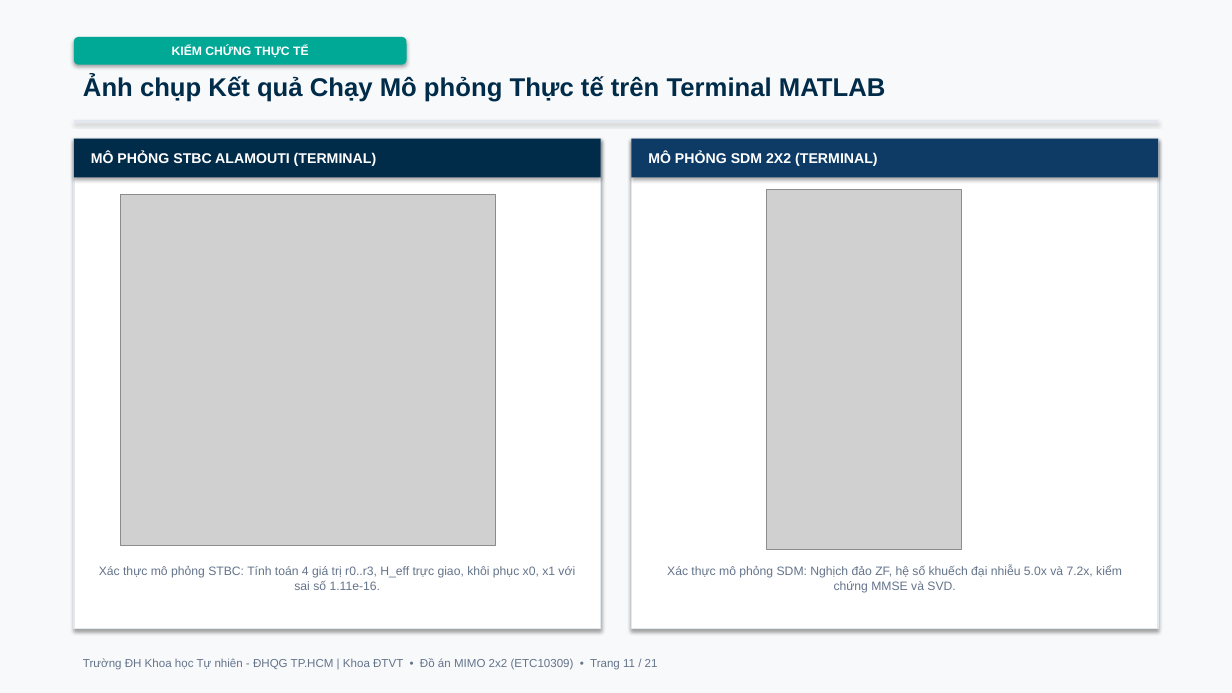
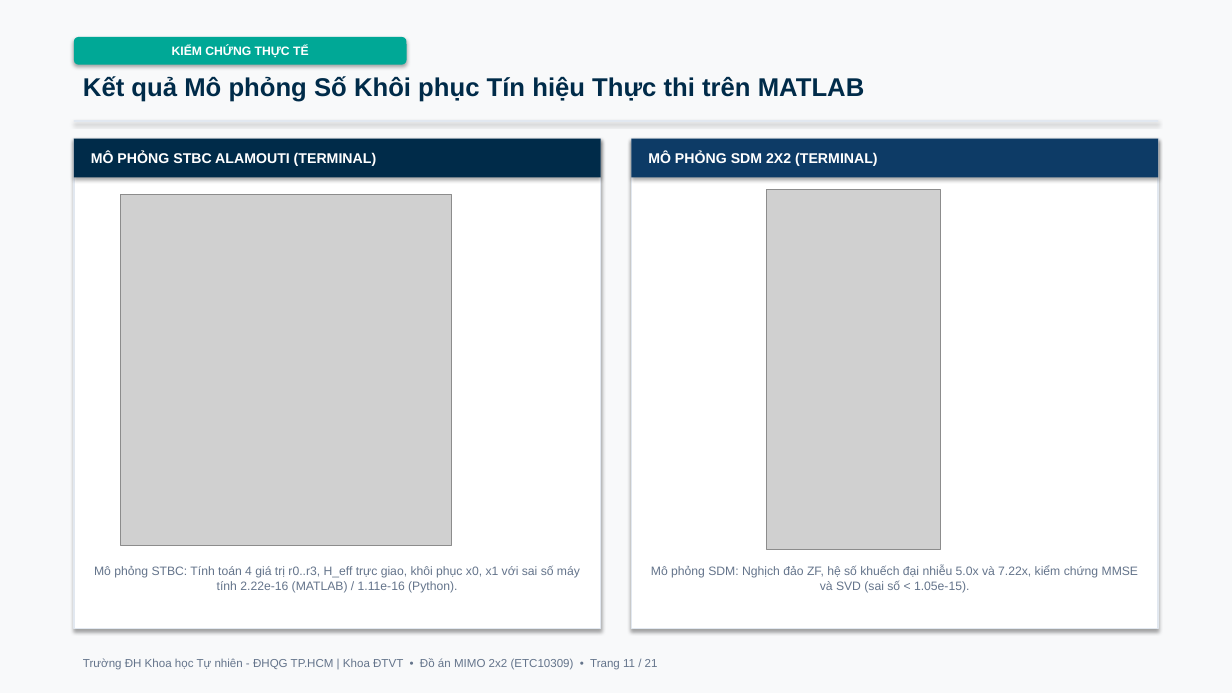
Before and after one commit to lengoctuong2005/mimo-2x2-simulation, a slide deck: slide 11 of slides/Slide_ThuyetTrinh_MIMO_2026.pptx. Drawn at 1232x693 pixels with LibreOffice and Linux fonts; fonts in the diff are those of the drawing; grey boxes stand for pictures. Boxes give left, top, right and bottom in pixels: in the first picture for what was removed or moved away, otherwise in the second. Text is boxed around its words. In the diff, an @@ line names an element or a change of style, - is before the commit and + after.

```diff
--- a/slides/Slide_ThuyetTrinh_MIMO_2026.pptx
+++ b/slides/Slide_ThuyetTrinh_MIMO_2026.pptx
@@ text at [83,76,865,102]: text changed @@
-Ảnh chụp Kết quả Chạy Mô phỏng Thực tế trên Terminal MATLAB
+Kết quả Mô phỏng Số Khôi phục Tín hiệu Thực thi trên MATLAB
@@ picture: place and size @@
-picture at [120,194,495,545]
+picture at [120,194,452,545]
@@ picture: place and size @@
-picture at [767,189,962,550]
+picture at [767,189,941,550]
@@ text at [94,566,580,593]: text changed @@
-Xác thực mô phỏng STBC: Tính toán 4 giá trị r0..r3, H_eff trực giao, khôi phục x0, x1 với sai số 1.11e-16.
+Mô phỏng STBC: Tính toán 4 giá trị r0..r3, H_eff trực giao, khôi phục x0, x1 với sai số máy tính 2.22e-16 (MATLAB) / 1.11e-16 (Python).
@@ text at [651,566,1138,593]: text changed @@
-Xác thực mô phỏng SDM: Nghịch đảo ZF, hệ số khuếch đại nhiễu 5.0x và 7.2x, kiểm chứng MMSE và SVD.
+Mô phỏng SDM: Nghịch đảo ZF, hệ số khuếch đại nhiễu 5.0x và 7.22x, kiểm chứng MMSE và SVD (sai số < 1.05e-15).
```
Also in this commit, not shown: 10 other slides changed, 23 other files.
